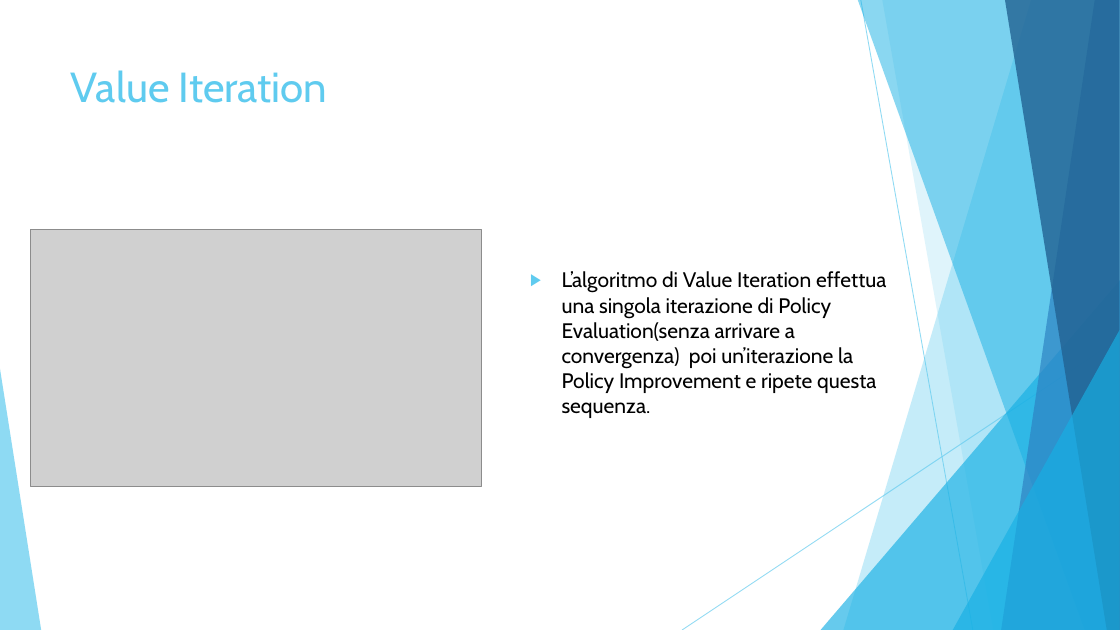
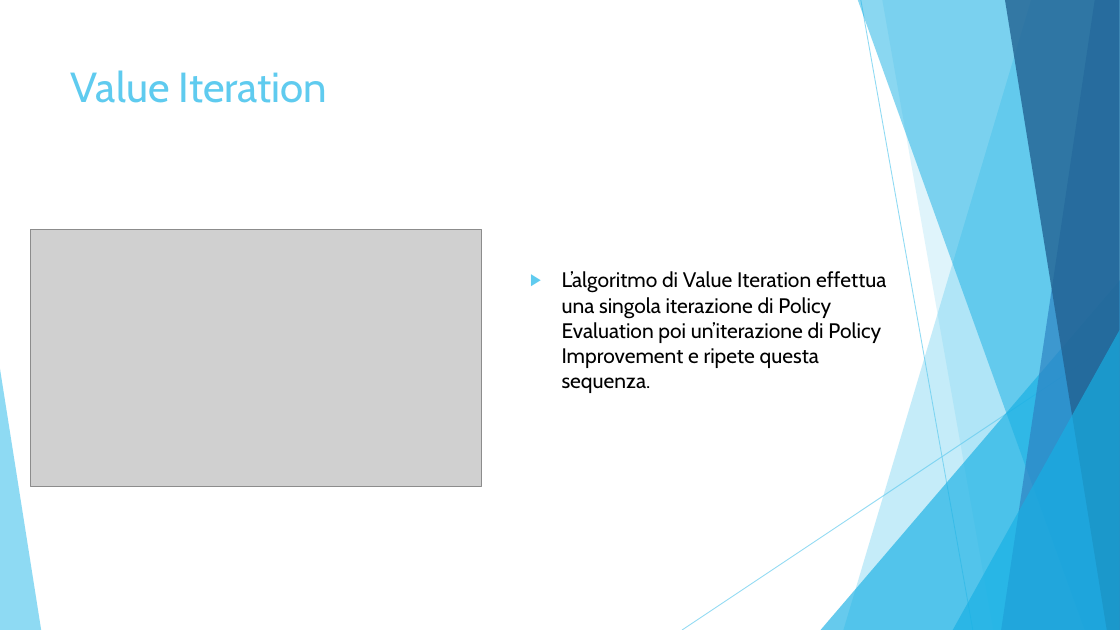
Before and after one commit to simonesinceri/MRL, a slide deck: slide 6 of Presentations/Presentation_Ass2.pptx. Drawn at 1120x630 pixels with LibreOffice and Linux fonts; fonts in the diff are those of the drawing; grey boxes stand for pictures. Boxes give left, top, right and bottom in pixels: in the first picture for what was removed or moved away, otherwise in the second. Text is boxed around its words. In the diff, an @@ line names an element or a change of style, - is before the commit and + after.

```diff
--- a/Presentations/Presentation_Ass2.pptx
+++ b/Presentations/Presentation_Ass2.pptx
@@ text at bbox=[562, 271, 886, 393]: text changed @@
-▶ L’algoritmo di Value Iteration effettua una singola iterazione di Policy Evaluation(senza arrivare a convergenza) poi un’iterazione la Policy Improvement e ripete questa sequenza.
+▶ L’algoritmo di Value Iteration effettua una singola iterazione di Policy Evaluation poi un’iterazione di Policy Improvement e ripete questa sequenza.
```
Also in this commit, not shown: 4 other slides changed, 4 other files.
